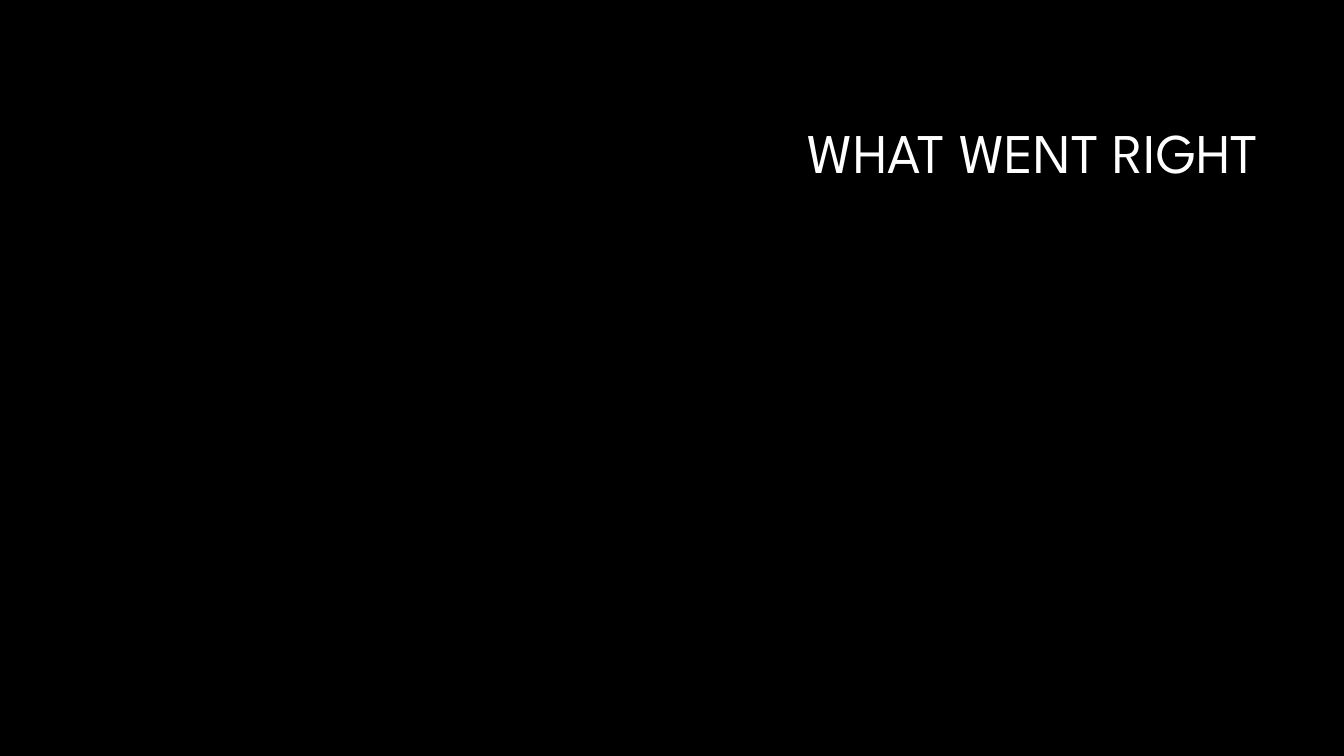
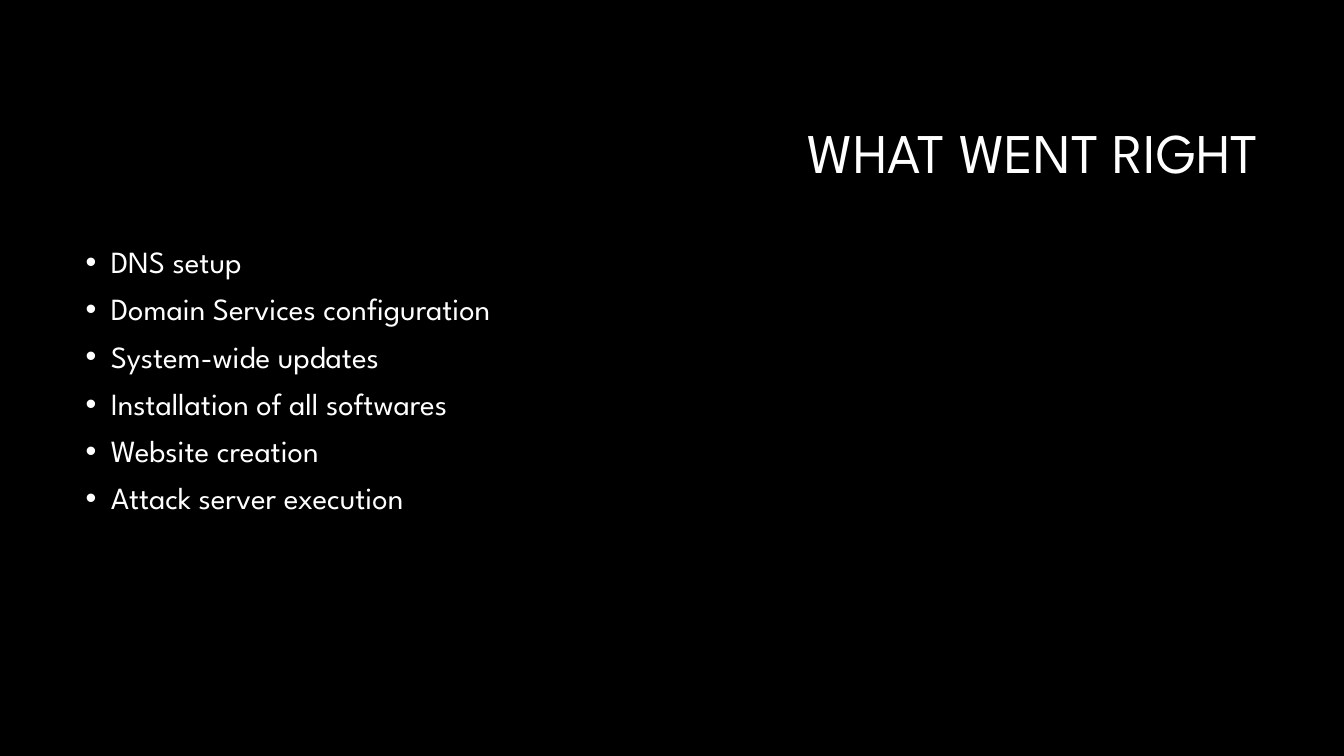
Before and after one commit to supertrey2004/Secure-Multi-Layer-Network-Project---Capstone, a slide deck: slide 10 of Docs/other/Slideshow.pptx (slide 8 before the commit). Drawn at 1344x756 pixels with LibreOffice and Linux fonts; fonts in the diff are those of the drawing; background and template pictures are left out. Boxes give left, top, right and bottom in pixels: in the first picture for what was removed or moved away, otherwise in the second. Text is boxed around its words. In the diff, an @@ line names an element or a change of style, - is before the commit and + after.

```diff
--- a/Docs/other/Slideshow.pptx
+++ b/Docs/other/Slideshow.pptx
@@ text added at box(111, 252, 490, 510), 22 pt, text #FFFFFF @@
+• DNS setup
+• Domain Services configuration
+• System-wide updates
+• Installation of all softwares
+• Website creation
+• Attack server execution
```
Also in this commit, not shown: 5 other slides changed, 3 slides added, 12 other files.
